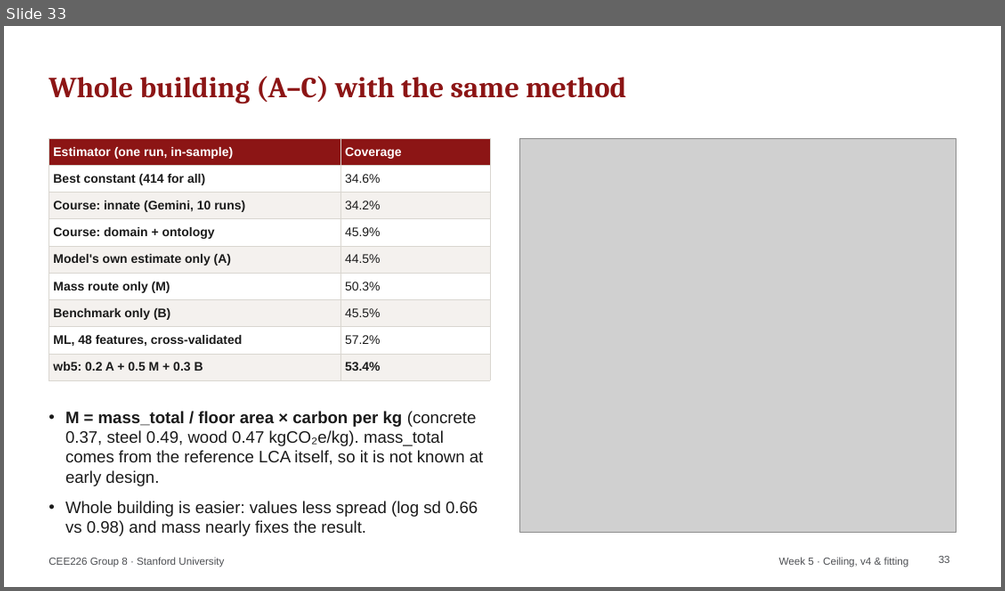
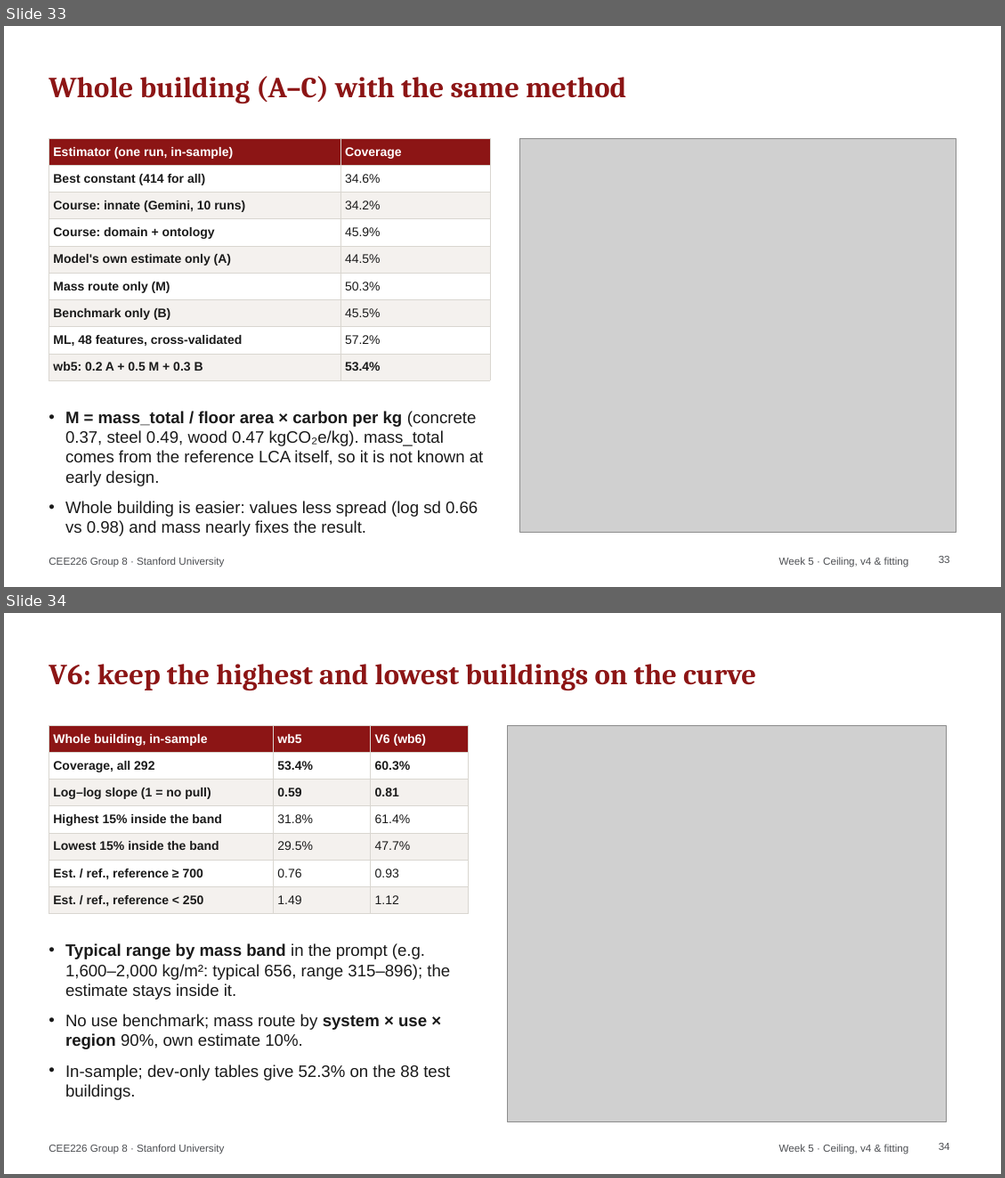
Before and after one commit to HeshanChen/CEE226LCA, a slide deck: report/weekly/weekly_updates.pptx. Shown one above the other, each under a label of ours: slide 33 before the commit, slides 33 and 34 after it. The pictures are 1005x591 and 1005x1178 pixels, drawn with LibreOffice and Linux fonts; fonts in the diff are those of the drawing; grey boxes stand for pictures. Boxes give left, top, right and bottom in pixels: in the first picture for what was removed or moved away, otherwise in the second. Text is boxed around its words. In the diff, an @@ line names an element or a change of style, - is before the commit and + after.

```diff
--- a/report/weekly/weekly_updates.pptx
+++ b/report/weekly/weekly_updates.pptx
@@ slide 34 added at (4,613,1001,1174), background #FFFFFF; not listed: 1 template element that a slide beside it also shows @@
@@ title added at (48,664,756,690), 28 pt, text #8C1515, bold @@
+V6: keep the highest and lowest buildings on the curve
@@ table added at (48,725,468,909), 7 rows, 3 columns @@
+Whole building, in-sample | wb5 | V6 (wb6)
+Coverage, all 292 | 53.4% | 60.3%
+Log–log slope (1 = no pull) | 0.59 | 0.81
+Highest 15% inside the band | 31.8% | 61.4%
+Lowest 15% inside the band | 29.5% | 47.7%
+Est. / ref., reference ≥ 700 | 0.76 | 0.93
+Est. / ref., reference < 250 | 1.49 | 1.12
@@ picture added at (507,725,947,1121) @@
@@ text added at (65,943,450,1100), 16 pt, text #1A1A1A @@
+• Typical range by mass band in the prompt (e.g. 1,600–2,000 kg/m²: typical 656, range 315–896); the estimate stays inside it.
+• No use benchmark; mass route by system × use × region 90%, own estimate 10%.
+• In-sample; dev-only tables give 52.3% on the 88 test buildings.
@@ text added at (779,1143,909,1154), 10 pt, text #4D4F53 @@
+Week 5 · Ceiling, v4 & fitting
@@ page number added at (938,1143,950,1150), 10 pt, text #4D4F53 @@
+34
```
Also in this commit, not shown: 3 slides changed, 23 other files.
